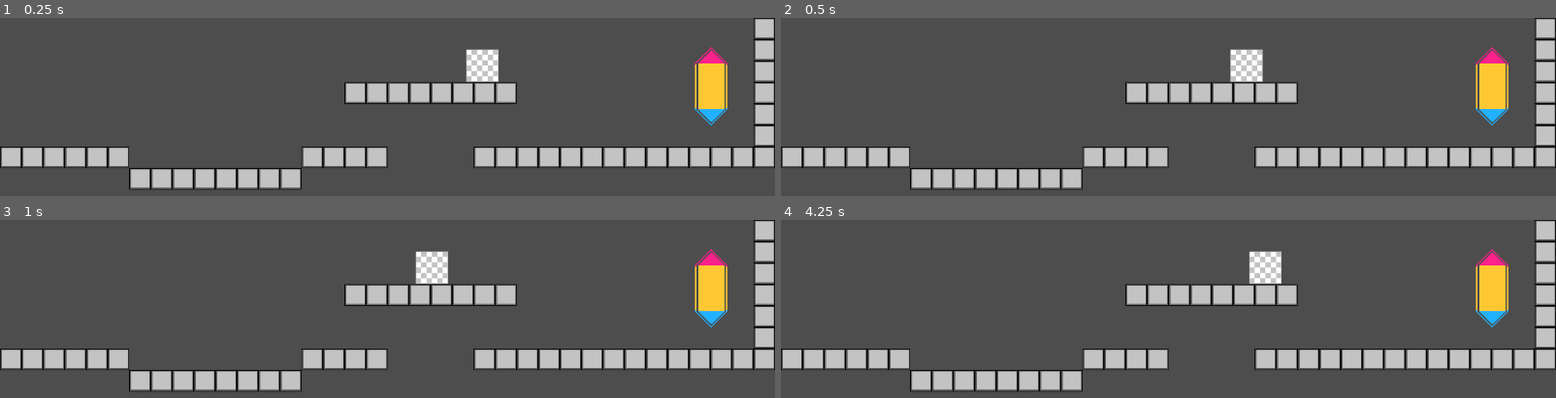
Above: before the commit, frames 1-4 (two rows, left to right).
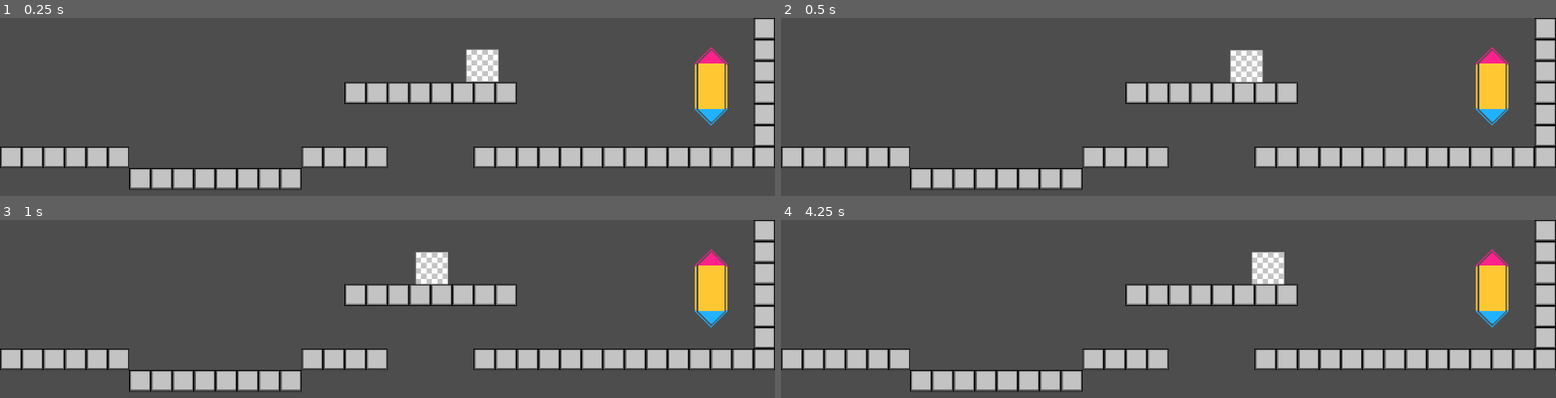
Above: after the commit, the same moments.

Repository: return-misaPuding/swatch-platformer
Game: Godot game, scene res://lvl3.tscn
Two runs of this game, one before a commit and one after it. Both use one fixed random seed, a clock stepped at 60 frames per second and the inputs below. This scene is started directly instead of the project's main scene.
Inputs:
- Up to frame 1 (0.25 s): no input
- Up to frame 2 (0.5 s): no input
- Up to frame 3 (1 s): tap Enter at 0.5 s; hold Right (ui_right) from 0.53 s (still down); tap Alt at 0.6 s; tap W (jump) at 0.77 s
- Up to frame 4 (4.25 s): tap Shift at 1.35, 2.85 s; tap W (jump) at 1.52, 3.02, 3.77 s; release Right (ui_right) at 2.03 s; hold Left (ui_left) from 2.03 s (still down); tap Alt at 2.1, 3.6 s

Frame 1 is identical in both runs. In frame 2, 0.1% of the frame differs, in the area x 57-63%, y 17-37%; in frame 3, 0.1%; in frame 4, 0.5%, in the area x 60-65%, y 17-37%.

Commit message:
physics fix for enemy collision

Diff:
--- a/sqenemy.gd
+++ b/sqenemy.gd
@@ -2,6 +2,8 @@
 var HP = 9
 var enemy_sprites: Array = [] #2D array of colors>damage states
 var dir: int = 1
+var target_velocity_x = 100
+const grav = 100
 @onready var sprite = $Sprite2D
 var parent: Node2D
 var frozen_move: bool = true
@@ -51,7 +53,7 @@
 	enemy_sprites.append(load_folder('res://images/light/blue/'))
 	$WallCheck.target_position = Vector2(32,0)
 	$FloorCheck.target_position = Vector2(45,40)
-	velocity.x = 100
+	velocity.x = target_velocity_x
 	#TODO: add dark variant
 	#(4 lives, different attacks once they attack)
 	#different color collision properties
@@ -61,10 +63,14 @@
 # Called every frame. 'delta' is the elapsed time since the previous frame.
 func _process(_delta: float) -> void:
 	if not frozen_move:
+		if not is_on_floor():
+			velocity.y = _delta*grav
+		velocity.x = target_velocity_x #fix for collisions affecting velocity
 		if $WallCheck.is_colliding() or (not $FloorCheck.is_colliding()):
 			dir *= -1
 			$WallCheck.target_position.x *= -1
 			$FloorCheck.target_position.x *= -1
 			velocity.x *= -1
+			target_velocity_x *= -1
 			print("switched dir to "+str(dir))
 		move_and_slide()
